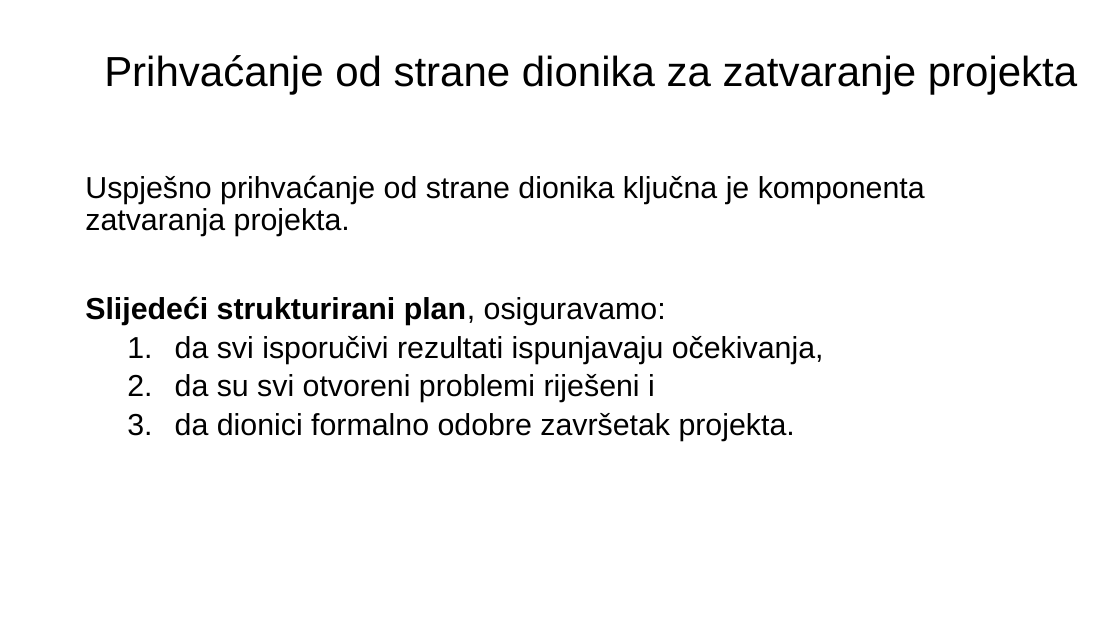
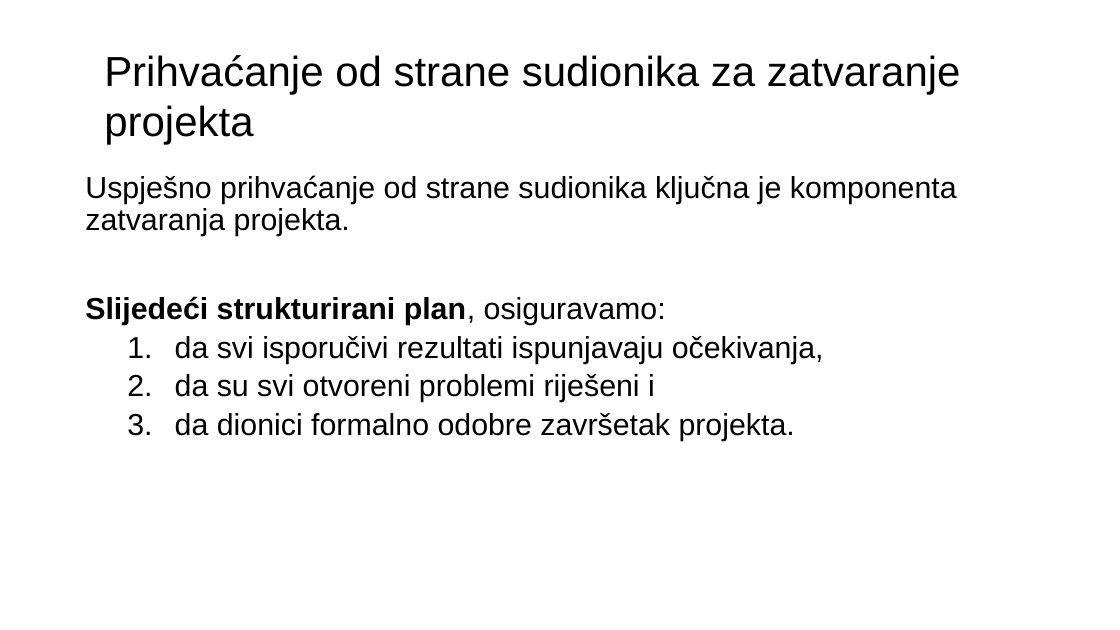
Before and after one commit to dinoDuvnjak/shift4it, a slide deck: slide 4 of 2-project-managment/M5_ENDING THE PROJECT_4 hours_HR.pptx. Drawn at 1120x630 pixels with LibreOffice and Linux fonts; fonts in the diff are those of the drawing; background and template pictures are left out. Boxes give left, top, right and bottom in pixels: in the first picture for what was removed or moved away, otherwise in the second. Text is boxed around its words. In the diff, an @@ line names an element or a change of style, - is before the commit and + after.

```diff
--- a/2-project-managment/M5_ENDING THE PROJECT_4 hours_HR.pptx
+++ b/2-project-managment/M5_ENDING THE PROJECT_4 hours_HR.pptx
@@ text at box(104, 55, 961, 145): text changed @@
-Prihvaćanje od strane dionika za zatvaranje projekta
+Prihvaćanje od strane sudionika za zatvaranje projekta
@@ text at box(85, 175, 957, 236): text changed @@
-Uspješno prihvaćanje od strane dionika ključna je komponenta zatvaranja projekta.
+Uspješno prihvaćanje od strane sudionika ključna je komponenta zatvaranja projekta.
```
Also in this commit, not shown: 8 other slides changed, 1 other file.
